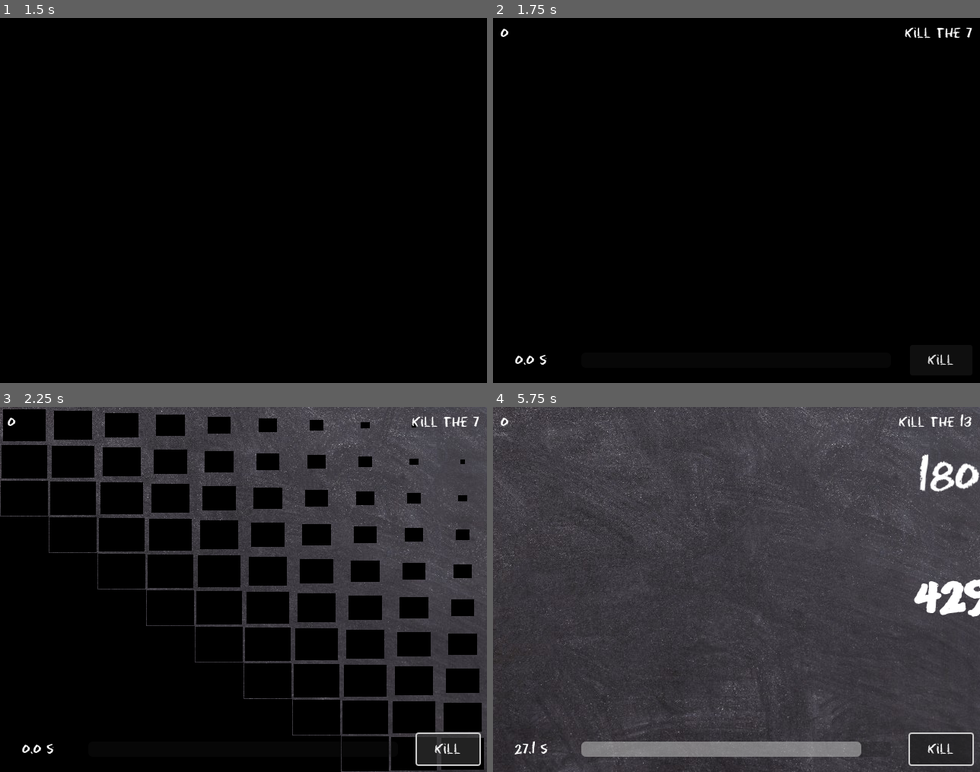
Above: before the commit, frames 1-4 (two rows, left to right).
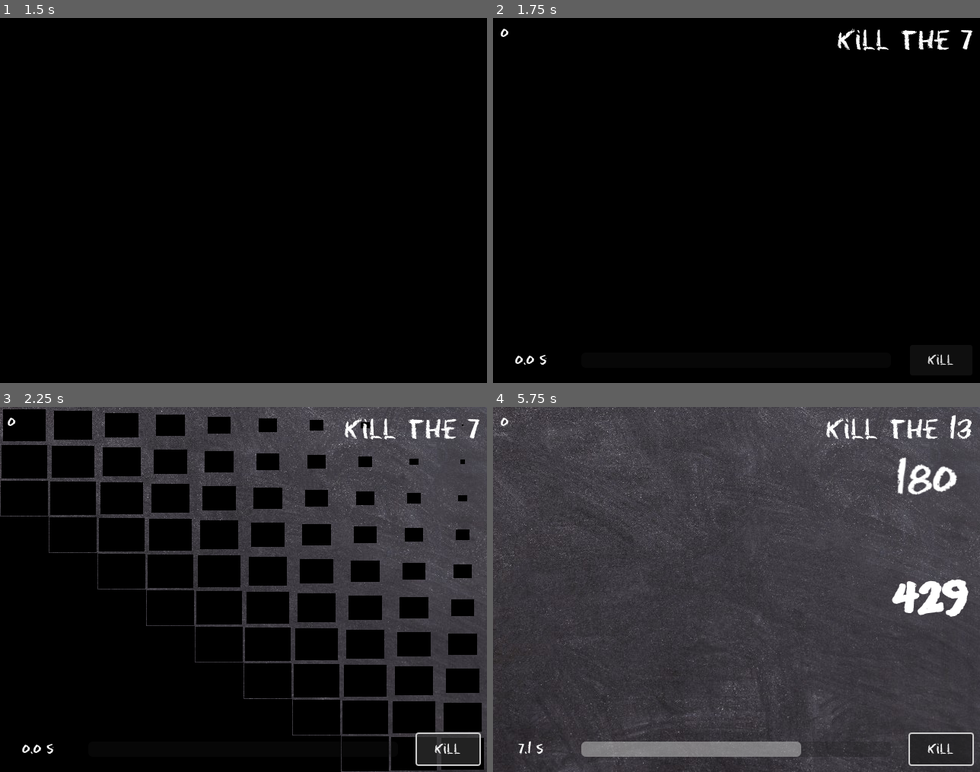
Above: after the commit, the same moments.

Repository: AntDum/UngodlyNumber
Game: Godot game, scene res://scenes/menu/main_menu.tscn
Two runs of this game, one before a commit and one after it. Both use one fixed random seed, a clock stepped at 60 frames per second and the inputs below.
Inputs (mouse positions are in pixels of both pictures, inside the frame that each line leads up to):
- Up to frame 1 (1.5 s): click "Play" at 0.5 s; click "Play" at 1.25 s
- Up to frame 2 (1.75 s): no input
- Up to frame 3 (2.25 s): click "Kill" at 2 s
- Up to frame 4 (5.75 s): click "Kill" at 2.75 s; click "Kill" at 3.5 s; move the mouse to (950, 483) at 4.27 s; click (950, 483) at 4.42 s; move the mouse to (950, 596) at 5.02 s; click (950, 596) at 5.17 s

Frame 1 is identical in both runs. In frame 2, 0.6% of the frame differs, in the area x 70-99%, y 2-9%; in frame 3, 0.6%; in frame 4, 3.1%, in the area x 4-100%, y 1-96%.
Error before the commit: Invalid access to property or key 'is_ungodly' on a base object of type 'Nil'. (res://scripts/game_manager.gd:60)
Error after the commit: Invalid access to property or key 'is_ungodly' on a base object of type 'Nil'. (res://scripts/game_manager.gd:64)

Commit message:
Add lost screen

Diff:
--- a/resources/themes/default_theme.tres
+++ b/resources/themes/default_theme.tres
@@ -1,3 +1,6 @@
-[gd_resource type="Theme" format=3 uid="uid://bsg7nmbq2yry8"]
+[gd_resource type="Theme" load_steps=2 format=3 uid="uid://bsg7nmbq2yry8"]
+
+[sub_resource type="StyleBoxEmpty" id="StyleBoxEmpty_0oxu6"]
 
 [resource]
+Button/styles/focus = SubResource("StyleBoxEmpty_0oxu6")
--- a/scenes/Level.tscn
+++ b/scenes/Level.tscn
@@ -1,10 +1,11 @@
-[gd_scene load_steps=7 format=3 uid="uid://wavwqkxu8swx"]
+[gd_scene load_steps=8 format=3 uid="uid://wavwqkxu8swx"]
 
 [ext_resource type="Script" uid="uid://c3354xdut8i3c" path="res://scripts/stat_manager.gd" id="1_kl8ac"]
 [ext_resource type="Script" uid="uid://dr4pjfyik17bx" path="res://scripts/game_manager.gd" id="1_uhqny"]
 [ext_resource type="Script" uid="uid://b67j40yg6h0jh" path="res://scenes/number_manager.gd" id="2_k5jlv"]
 [ext_resource type="PackedScene" uid="uid://dq0wpoywm1r6o" path="res://scenes/ui.tscn" id="3_6vs76"]
 [ext_resource type="Texture2D" uid="uid://bnli8vd25t7wb" path="res://assets/blackboard.png" id="5_qifjx"]
+[ext_resource type="PackedScene" uid="uid://dqvfsjv00h1fk" path="res://scenes/lost.tscn" id="6_dke22"]
 
 [sub_resource type="WorldBoundaryShape2D" id="WorldBoundaryShape2D_6vs76"]
 
@@ -30,7 +31,7 @@
 [node name="MapBorder" type="Node2D" parent="."]
 
 [node name="LeftBorder" type="StaticBody2D" parent="MapBorder"]
-position = Vector2(26, -1)
+position = Vector2(47, -1)
 collision_layer = 2
 
 [node name="CollisionShape2D" type="CollisionShape2D" parent="MapBorder/LeftBorder"]
@@ -38,7 +39,7 @@
 shape = SubResource("WorldBoundaryShape2D_6vs76")
 
 [node name="RightBorder" type="StaticBody2D" parent="MapBorder"]
-position = Vector2(614, 1)
+position = Vector2(585, 1)
 collision_layer = 2
 
 [node name="CollisionShape2D" type="CollisionShape2D" parent="MapBorder/RightBorder"]
@@ -46,7 +47,7 @@
 shape = SubResource("WorldBoundaryShape2D_6vs76")
 
 [node name="TopBorder" type="StaticBody2D" parent="MapBorder"]
-position = Vector2(0, 38)
+position = Vector2(0, 60)
 collision_layer = 2
 
 [node name="CollisionShape2D" type="CollisionShape2D" parent="MapBorder/TopBorder"]
@@ -54,7 +55,7 @@
 shape = SubResource("WorldBoundaryShape2D_6vs76")
 
 [node name="BottomBorder" type="StaticBody2D" parent="MapBorder"]
-position = Vector2(0, 434)
+position = Vector2(0, 415)
 collision_layer = 2
 
 [node name="CollisionShape2D" type="CollisionShape2D" parent="MapBorder/BottomBorder"]
@@ -65,4 +66,9 @@
 
 [node name="UI" parent="." instance=ExtResource("3_6vs76")]
 
+[node name="Lost" parent="." node_paths=PackedStringArray("stat_manager", "game_manager") instance=ExtResource("6_dke22")]
+visible = false
+stat_manager = NodePath("../StatManager")
+game_manager = NodePath("../GameManager")
+
 [connection signal="timeout" from="GameManager/GameTimer" to="GameManager" method="_on_game_timer_timeout"]
--- /dev/null
+++ b/scenes/lost.tscn
@@ -0,0 +1,94 @@
+[gd_scene load_steps=2 format=3 uid="uid://dqvfsjv00h1fk"]
+
+[ext_resource type="Script" uid="uid://d01tnykfikb6n" path="res://scripts/lost.gd" id="1_5scu2"]
+
+[node name="Lost" type="CanvasLayer"]
+script = ExtResource("1_5scu2")
+
+[node name="PanelContainer" type="PanelContainer" parent="."]
+anchors_preset = 8
+anchor_left = 0.5
+anchor_top = 0.5
+anchor_right = 0.5
+anchor_bottom = 0.5
+offset_left = -20.0
+offset_top = -20.0
+offset_right = 20.0
+offset_bottom = 20.0
+grow_horizontal = 2
+grow_vertical = 2
+
+[node name="MarginContainer" type="MarginContainer" parent="PanelContainer"]
+layout_mode = 2
+theme_override_constants/margin_left = 10
+theme_override_constants/margin_top = 10
+theme_override_constants/margin_right = 10
+theme_override_constants/margin_bottom = 10
+
+[node name="VBoxContainer" type="VBoxContainer" parent="PanelContainer/MarginContainer"]
+layout_mode = 2
+theme_override_constants/separation = 20
+
+[node name="Title" type="Label" parent="PanelContainer/MarginContainer/VBoxContainer"]
+layout_mode = 2
+text = "Game OVER"
+horizontal_alignment = 1
+
+[node name="VSeparator" type="HSeparator" parent="PanelContainer/MarginContainer/VBoxContainer"]
+layout_mode = 2
+
+[node name="HBoxContainer" type="HBoxContainer" parent="PanelContainer/MarginContainer/VBoxContainer"]
+layout_mode = 2
+theme_override_constants/separation = 50
+
+[node name="score" type="Label" parent="PanelContainer/MarginContainer/VBoxContainer/HBoxContainer"]
+layout_mode = 2
+size_flags_horizontal = 3
+text = "Score"
+
+[node name="score_label" type="Label" parent="PanelContainer/MarginContainer/VBoxContainer/HBoxContainer"]
+unique_name_in_owner = true
+layout_mode = 2
+size_flags_horizontal = 3
+text = "514146"
+horizontal_alignment = 2
+
+[node name="HBoxContainer2" type="HBoxContainer" parent="PanelContainer/MarginContainer/VBoxContainer"]
+layout_mode = 2
+
+[node name="round" type="Label" parent="PanelContainer/MarginContainer/VBoxContainer/HBoxContainer2"]
+layout_mode = 2
+size_flags_horizontal = 3
+text = "Round
+played"
+
+[node name="round_label" type="Label" parent="PanelContainer/MarginContainer/VBoxContainer/HBoxContainer2"]
+unique_name_in_owner = true
+layout_mode = 2
+size_flags_horizontal = 3
+text = "514146"
+horizontal_alignment = 2
+
+[node name="HBoxContainer3" type="HBoxContainer" parent="PanelContainer/MarginContainer/VBoxContainer"]
+layout_mode = 2
+
+[node name="killed" type="Label" parent="PanelContainer/MarginContainer/VBoxContainer/HBoxContainer3"]
+layout_mode = 2
+size_flags_horizontal = 3
+text = "Ungodly
+Killed"
+
+[node name="killed_label" type="Label" parent="PanelContainer/MarginContainer/VBoxContainer/HBoxContainer3"]
+unique_name_in_owner = true
+layout_mode = 2
+size_flags_horizontal = 3
+text = "514146"
+horizontal_alignment = 2
+
+[node name="RetryButton" type="Button" parent="PanelContainer/MarginContainer/VBoxContainer"]
+layout_mode = 2
+text = "Retry"
+
+[node name="AnimationPlayer" type="AnimationPlayer" parent="."]
+
+[connection signal="pressed" from="PanelContainer/MarginContainer/VBoxContainer/RetryButton" to="." method="_on_retry_button_pressed"]
--- a/scenes/ui.tscn
+++ b/scenes/ui.tscn
@@ -1,7 +1,10 @@
-[gd_scene load_steps=3 format=3 uid="uid://dq0wpoywm1r6o"]
+[gd_scene load_steps=4 format=3 uid="uid://dq0wpoywm1r6o"]
 
 [ext_resource type="Script" uid="uid://phj4j4mi5ipa" path="res://scripts/ui.gd" id="1_x4jx1"]
 [ext_resource type="Script" uid="uid://b12rg5o8m1w70" path="res://scenes/Components/animated_label.gd" id="2_yev5y"]
+
+[sub_resource type="LabelSettings" id="LabelSettings_x4jx1"]
+font_size = 32
 
 [node name="UI" type="CanvasLayer"]
 script = ExtResource("1_x4jx1")
@@ -78,5 +81,6 @@
 unique_name_in_owner = true
 layout_mode = 2
 text = "Kill the 7"
+label_settings = SubResource("LabelSettings_x4jx1")
 
 [connection signal="pressed" from="HBoxContainer/MarginContainer/Button" to="." method="_on_button_pressed"]
--- a/scripts/game_manager.gd
+++ b/scripts/game_manager.gd
@@ -1,6 +1,7 @@
 extends Node
+class_name GameManager
 
-@export var game_time : float = 30
+@export var game_time : float = 10
 
 @export var ui : UI
 
@@ -15,6 +16,7 @@
 	SceneManager.end_transition.connect(start_game)
 	EventBus.selected.connect(_on_number_selected)
 	EventBus.kill.connect(_on_kill_number)
+	EventBus.retry.connect(start_game)
 
 func _process(delta: float) -> void:
 	if ui:
@@ -31,7 +33,9 @@
 
 func end_round() -> void:
 	is_round_running = false
+	score += roundf(game_timer.time_left) * 10
 	game_timer.stop()
+	kill_all_number()
 
 func won_round() -> void:
 	end_round()
@@ -39,7 +43,7 @@
 
 func lost_round() -> void:
 	end_round()
-	print("Lost round")
+	EventBus.lost.emit()
 
 func clear_game() -> void:
 	game_timer.stop()
@@ -63,7 +67,7 @@
 	else:
 		score -= 50
 	selected.queue_free()
-	if remaining_ungodly() == 0:
+	if remaining_ungodly() <= 1:
 		won_round()
 
 func _on_number_selected(number : Number) -> void:
--- /dev/null
+++ b/scripts/lost.gd
@@ -0,0 +1,26 @@
+extends CanvasLayer
+
+@export var stat_manager: StatManager
+@export var game_manager: GameManager
+
+func _ready() -> void:
+	EventBus.lost.connect(_on_lost)
+
+func _on_lost() -> void:
+	_update_layout()
+	show_layout()
+
+func _update_layout() -> void:
+	%score_label.text = str(game_manager.score)
+	%round_label.text = str(stat_manager.round_played)
+	%killed_label.text = str(stat_manager.ungodly_killed)
+
+func show_layout() -> void:
+	visible = true
+
+func hide_layout() -> void:
+	visible = false
+
+func _on_retry_button_pressed() -> void:
+	hide_layout()
+	EventBus.retry.emit()
--- a/scripts/stat_manager.gd
+++ b/scripts/stat_manager.gd
@@ -1,4 +1,5 @@
 extends Node
+class_name StatManager
 
 var killed = 0
 var ungodly_killed = 0
--- a/singletons/EventBus.gd
+++ b/singletons/EventBus.gd
@@ -4,6 +4,9 @@
 signal split(number: Number)
 signal kill
 
+signal lost
+signal retry
+
 signal round_started
 signal round_ended
 signal game_started
Not shown, added: export_presets.cfg
Not shown, added: scripts/lost.gd.uid
